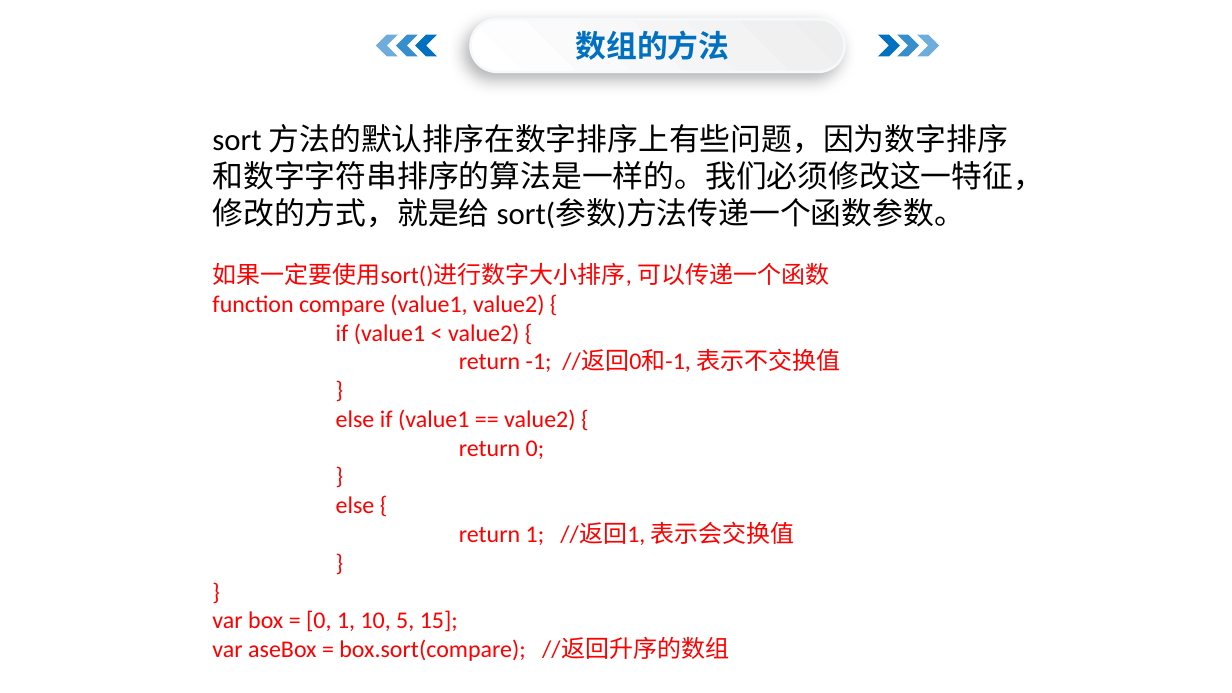
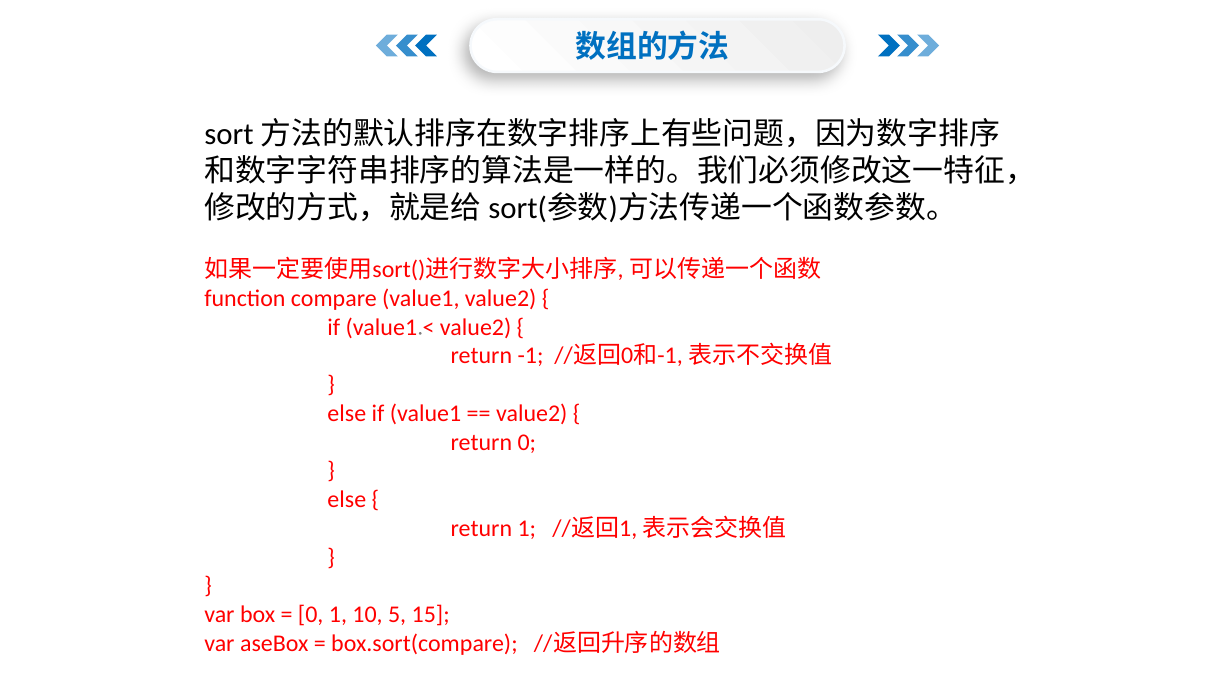
Before and after one commit to menglaoda/webA3, a slide deck: slide 16 of PPT/JS/07JavaScript数组.pptx. Drawn at 1232x693 pixels with LibreOffice and Linux fonts; fonts in the diff are those of the drawing; background and template pictures are left out. Boxes give left, top, right and bottom in pixels: in the first picture for what was removed or moved away, otherwise in the second. Text is boxed around its words. In the diff, an @@ line names an element or a change of style, - is before the commit and + after.

Commit message:
数组

```diff
--- a/PPT/JS/07JavaScript数组.pptx
+++ b/PPT/JS/07JavaScript数组.pptx
@@ text "sort 方法的默认排序在数字排序上有些问题，因为数字排序和数字字符串排序的算法是一样的。我们必须修改这一特征，修改的方 ...": place and size @@
-text "sort 方法的默认排序在数字排序上有些问题，因为数字排序和数字字符串排序的算法是一样的。我们必须修改这一特征，修改的方 ..." at box(212, 124, 1044, 661)
+text "sort 方法的默认排序在数字排序上有些问题，因为数字排序和数字字符串排序的算法是一样的。我们必须修改这一特征，修改的方 ..." at box(204, 118, 1036, 655)
```
Also in this commit, not shown: 1 other slide changed, 7 other files.
